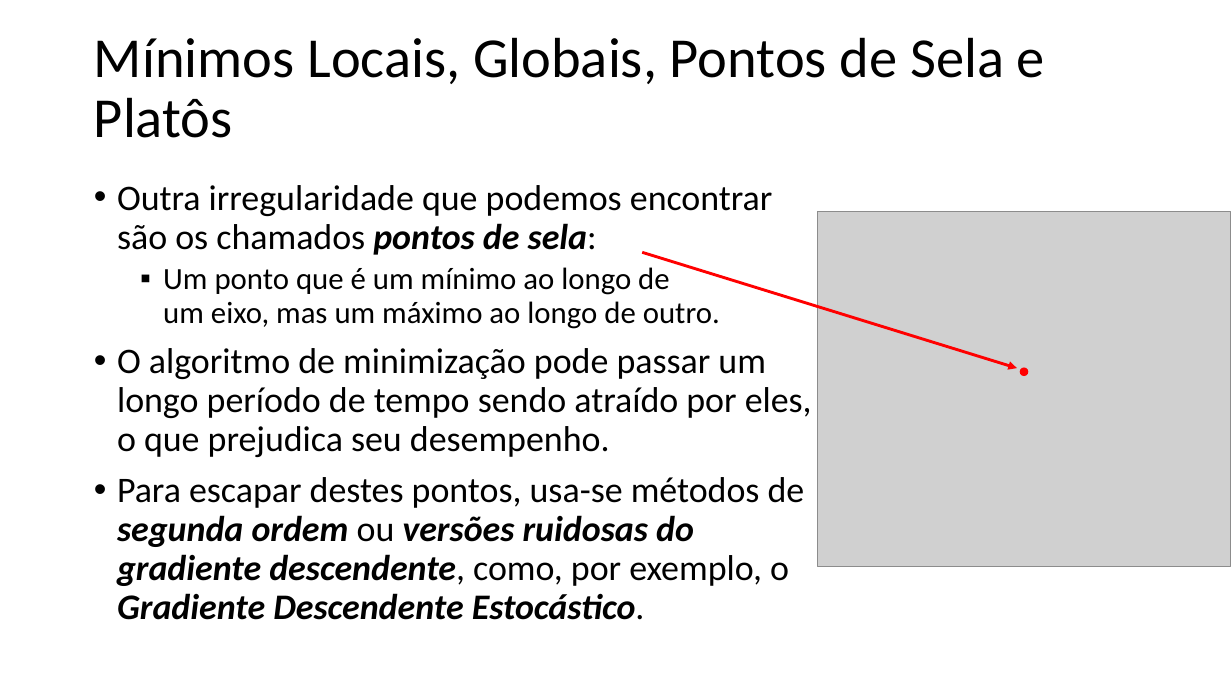
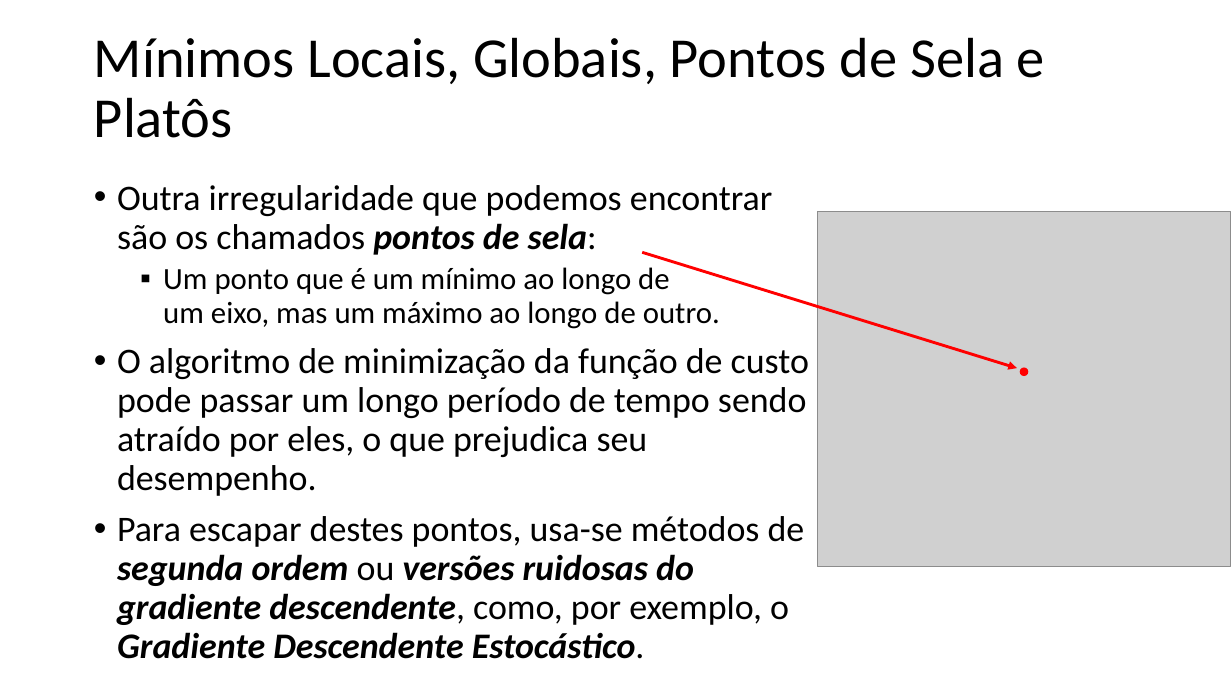
Before and after one commit to zz4fap/t320_aprendizado_de_maquina, a slide deck: slide 8 of slides/T320_Redes_Neurais_Artificiais (Parte III).pptx. Drawn at 1232x693 pixels with LibreOffice and Linux fonts; fonts in the diff are those of the drawing; grey boxes stand for pictures. Boxes give left, top, right and bottom in pixels: in the first picture for what was removed or moved away, otherwise in the second. Text is boxed around its words. In the diff, an @@ line names an element or a change of style, - is before the commit and + after.

```diff
--- a/slides/T320_Redes_Neurais_Artificiais (Parte III).pptx
+++ b/slides/T320_Redes_Neurais_Artificiais (Parte III).pptx
@@ text at [117, 348, 809, 496]: text changed @@
-• O algoritmo de minimização pode passar um longo período de tempo sendo atraído por eles, o que prejudica seu desempenho.
+• O algoritmo de minimização da função de custo pode passar um longo período de tempo sendo atraído por eles, o que prejudica seu desempenho.
```
Also in this commit, not shown: 10 other slides changed, 2 other files.
